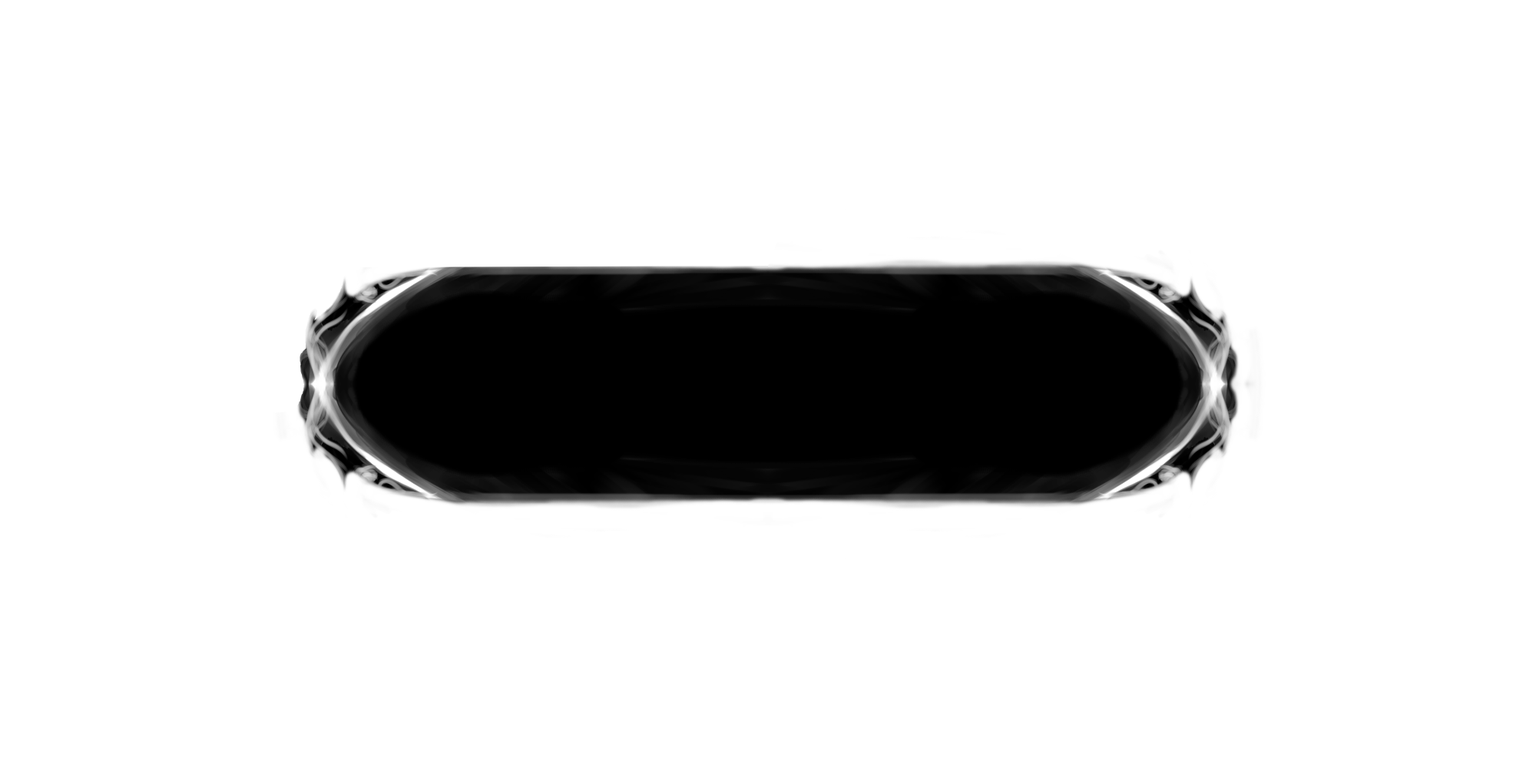
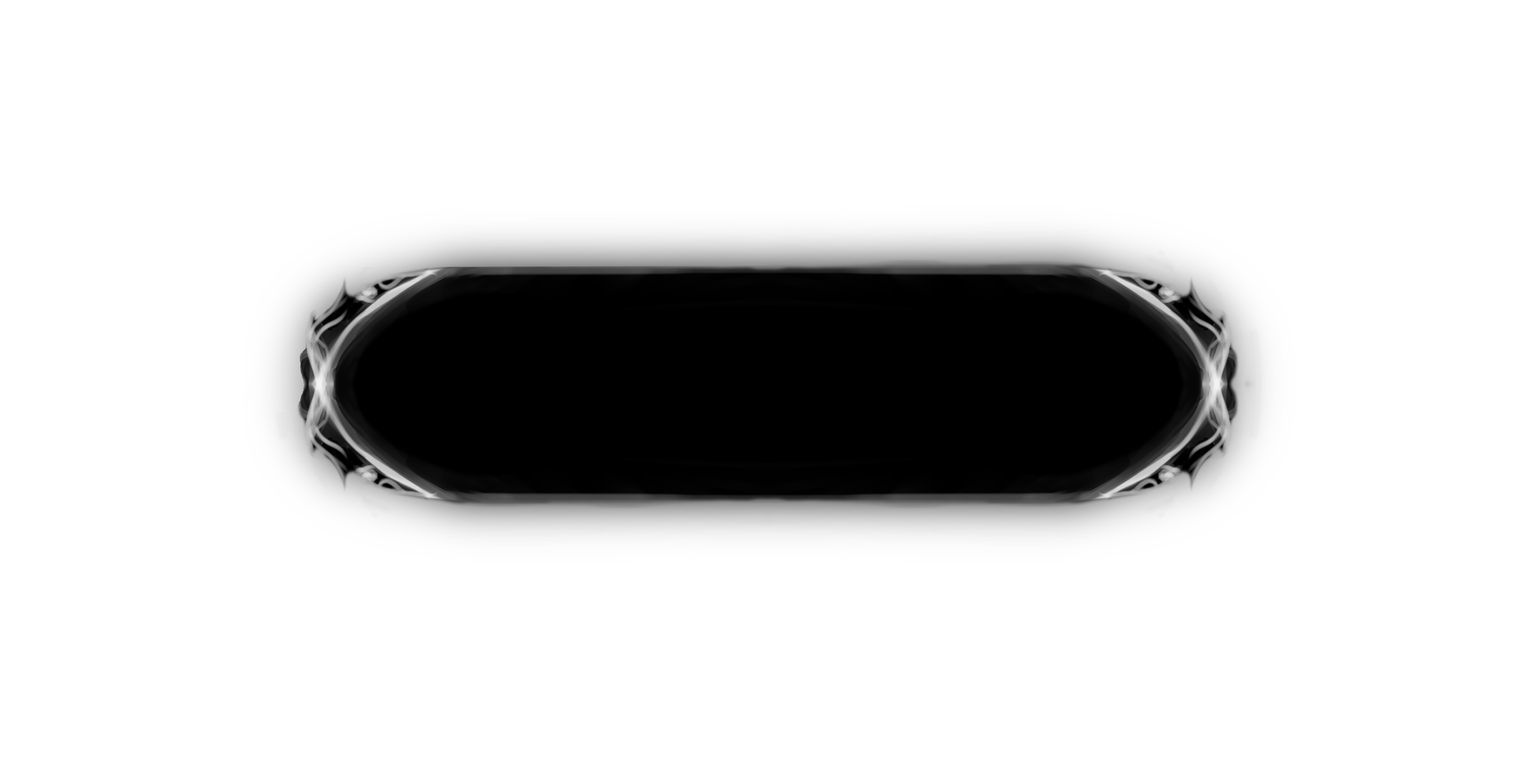
Two versions of the same layered image (1536x768). Layer-by-layer changes:
added layer "Kopie Paint Layer 1" above "Paint Layer 1" over box(255, 215, 1283, 553)
painted on "Paint Layer 1" over box(255, 215, 1283, 553)
